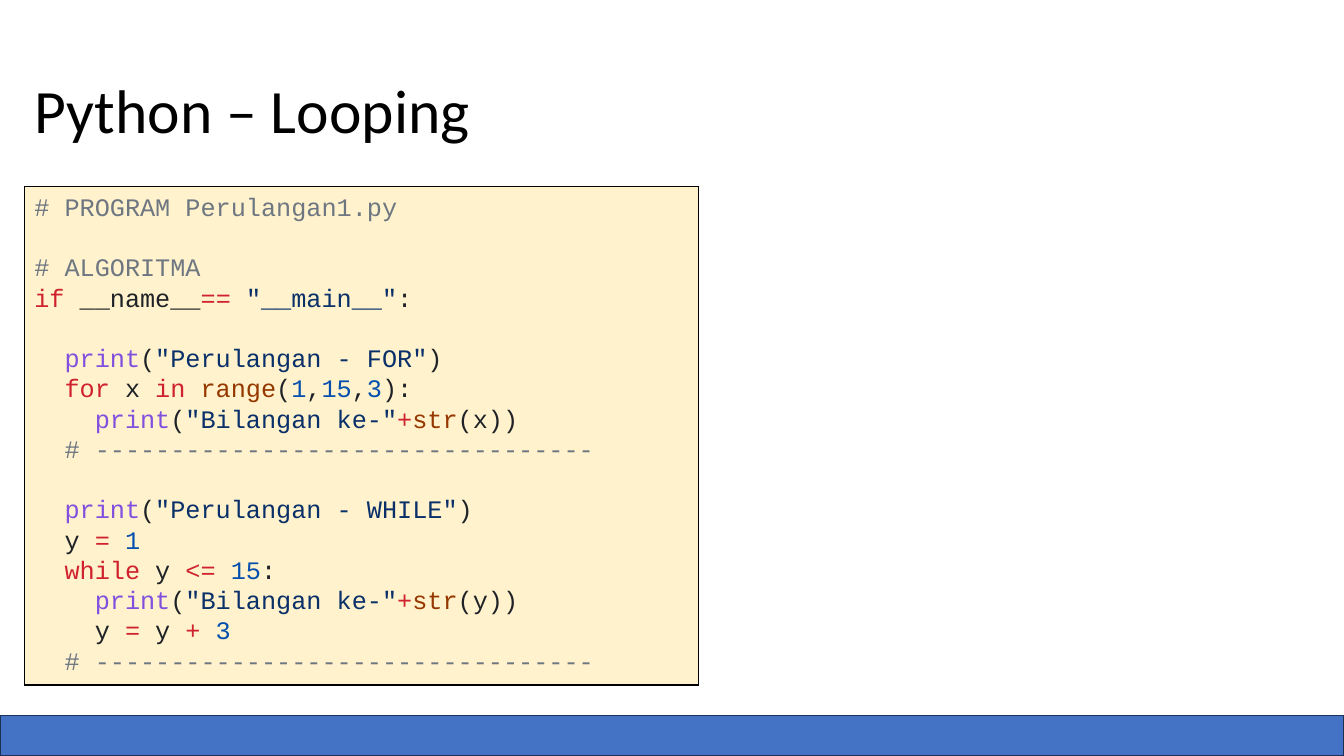
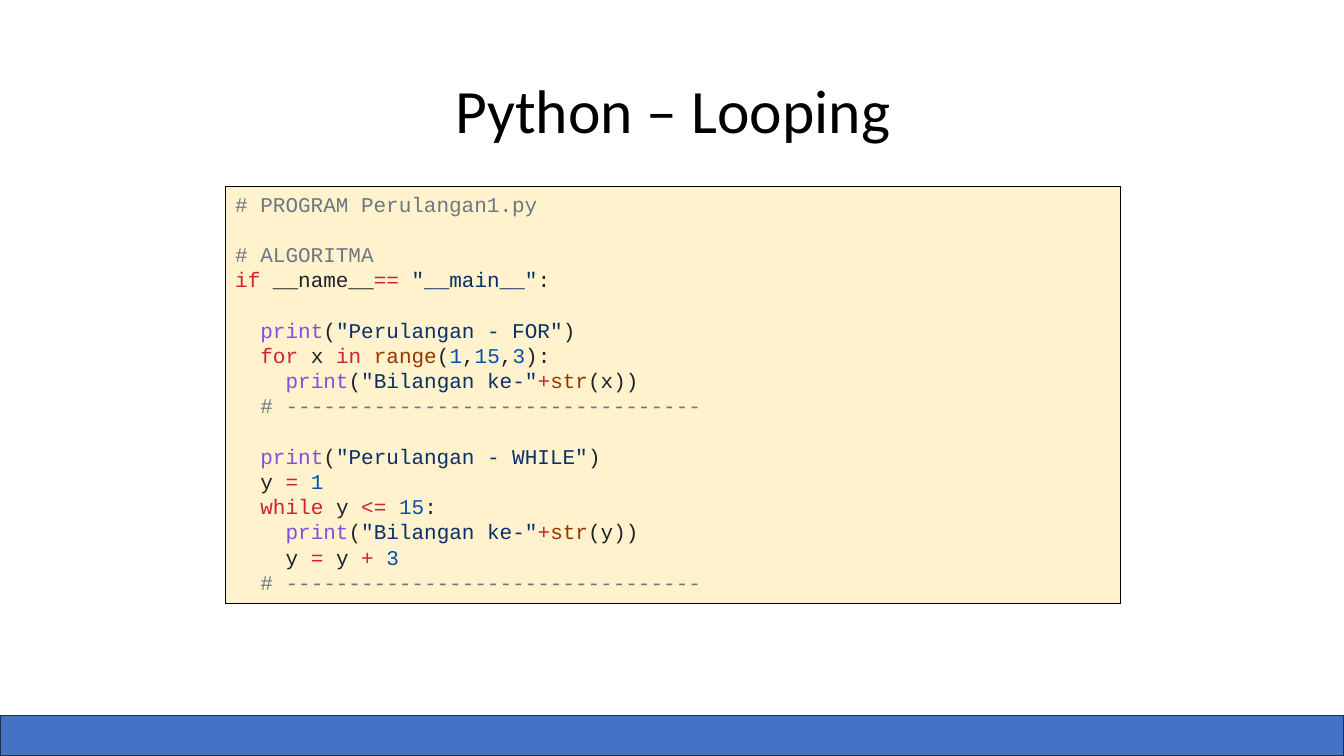
Before and after one commit to kusin/bahan-ajar-ML, a slide deck: slide 11 of dokumentasi ppt/Pertemuan 1 – Pengantar Bahasa Python.pptx (slide 10 before the commit). Drawn at 1344x756 pixels with LibreOffice and Linux fonts; fonts in the diff are those of the drawing. Boxes give left, top, right and bottom in pixels: in the first picture for what was removed or moved away, otherwise in the second. Text is boxed around its words. In the diff, an @@ line names an element or a change of style, - is before the commit and + after.

```diff
--- a/dokumentasi ppt/Pertemuan 1 – Pengantar Bahasa Python.pptx
+++ b/dokumentasi ppt/Pertemuan 1 – Pengantar Bahasa Python.pptx
@@ title "Python – Looping" at (455,90,891,144): alignment left to centre @@
@@ rectangle "# PROGRAM Perulangan1.py": place and size @@
-rectangle "# PROGRAM Perulangan1.py" at (24,187,699,686)
+rectangle "# PROGRAM Perulangan1.py" at (226,187,1121,604)
@@ rectangle "# PROGRAM Perulangan1.py" at (226,187,1121,604): size 18 to 15 pt @@
```
Also in this commit, not shown: 6 other slides changed, 7 slides added, 2 slides removed, 10 other files.
